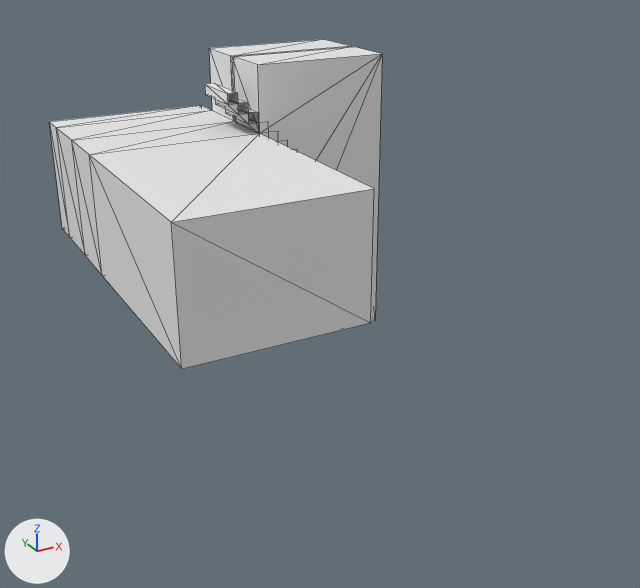
What one commit did to the glTF model assets/meshes/MaroKit/Hallway.gltf.
Before and after are seen from a 50 mm camera at (-4.49, -16.94, 7.54) aimed at (3.58, -2.27, 0.2). Every picture has the same lights, and +X, +Y and +Z are marked at lower left. Mesh edges are drawn as thin lines. Where no turn or scale is listed for an object, it has been applied to the vertices. Vertices at the same position are counted once.
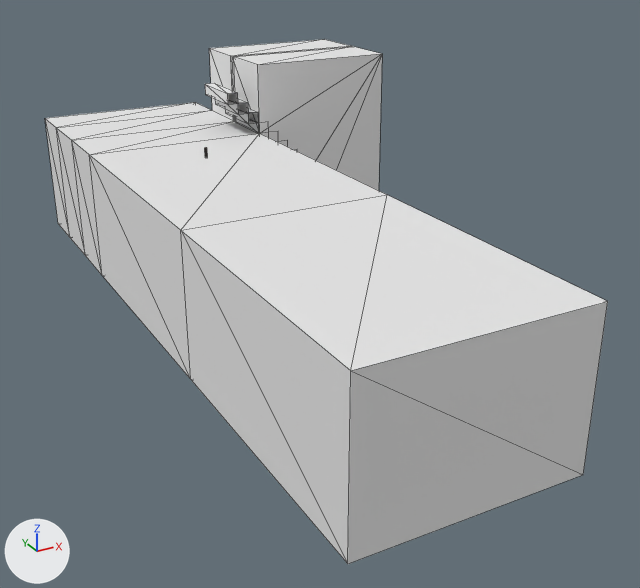
Location of each change, [x1, y1, x2, y2] in pixels of the pictures (640 x 588 px; the box of a moved part takes in the faces that stretch with it):
'Cube', reshaped (69% wider, 59% taller): before [49, 39, 382, 369]; after [45, 39, 608, 564]
part 1 of me_cube_024, built on: before [94, 133, 374, 369]; after [94, 133, 608, 564]
part 2 of me_cube_024, moved or reshaped: before [49, 105, 211, 236]; after [45, 102, 211, 236]

Edits to the bpy script that builds the scene:
```text
Change me_cube_024:
    used by ob_cube; location = (0.06, 0.65, 0.0)
    verts and faces of me_cube_024; kept vertices keep their numbers, new ones are numbered from 32
    before: 2 (0.0, 4.24, 0.0) at pixel (62, 228), 3 (0.0, 4.24, 2.74) at pixel (49, 121), 6 (3.94, 4.24, 0.0), 7 (3.94, 4.24, 2.74) at pixel (201, 105)
    remove me_cube_024.from_pydata(...)  # 32 vertices, 58 faces; spans x 0.0..7.21, y -4.24..4.24, z -2.74..4.28
    add me_cube_024.from_pydata(...)  # 36 vertices, 66 faces; spans x 0.0..7.21, y -10.05..4.68, z -2.74..4.28
    me_cube_024 part 1
    4 vertices are removed from x 0.0..3.94, y -4.24, z 0.0..2.74
    10 faces are deleted
    8 vertices are added at x 0.0..3.94, y -10.05..-4.67, z 0.0..2.74
    18 new faces join them
    me_cube_024 part 2
    add for i in [2, 3, 6, 7]: verts[i] += (0.0, 0.44, 0.0)
```
